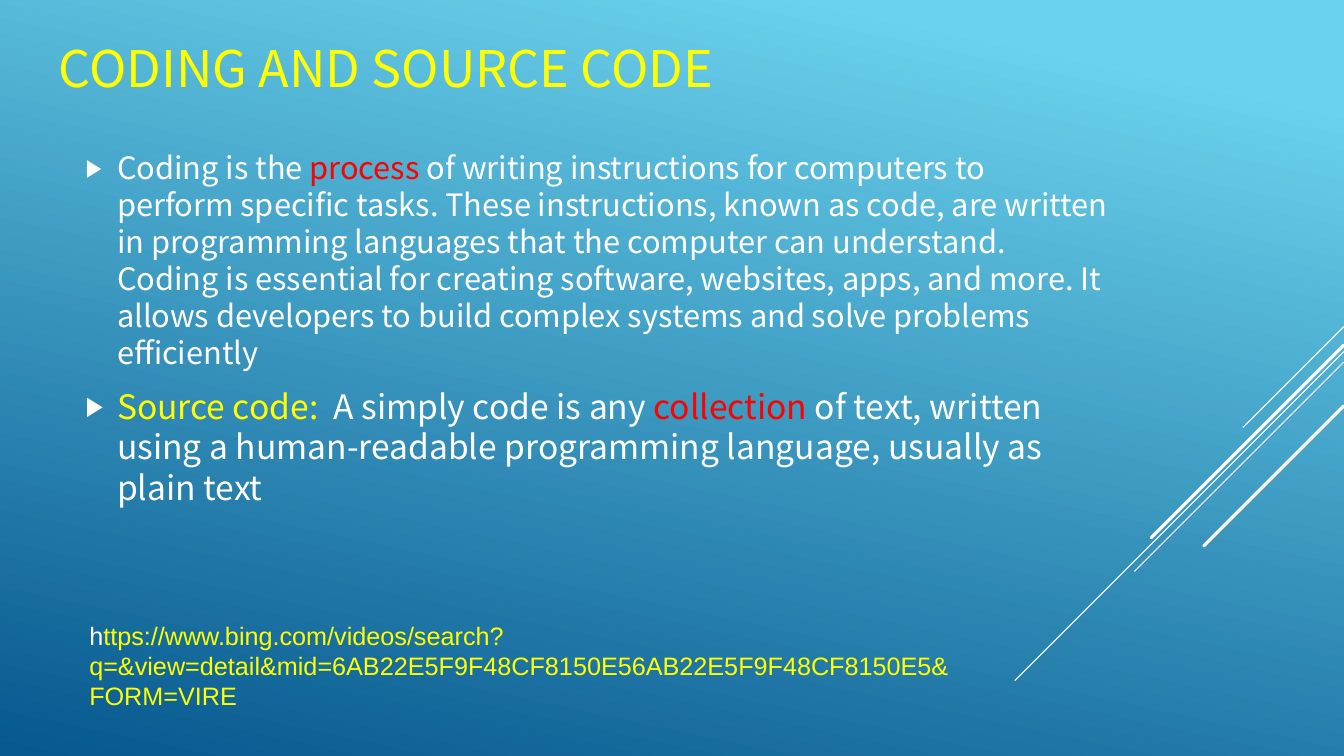
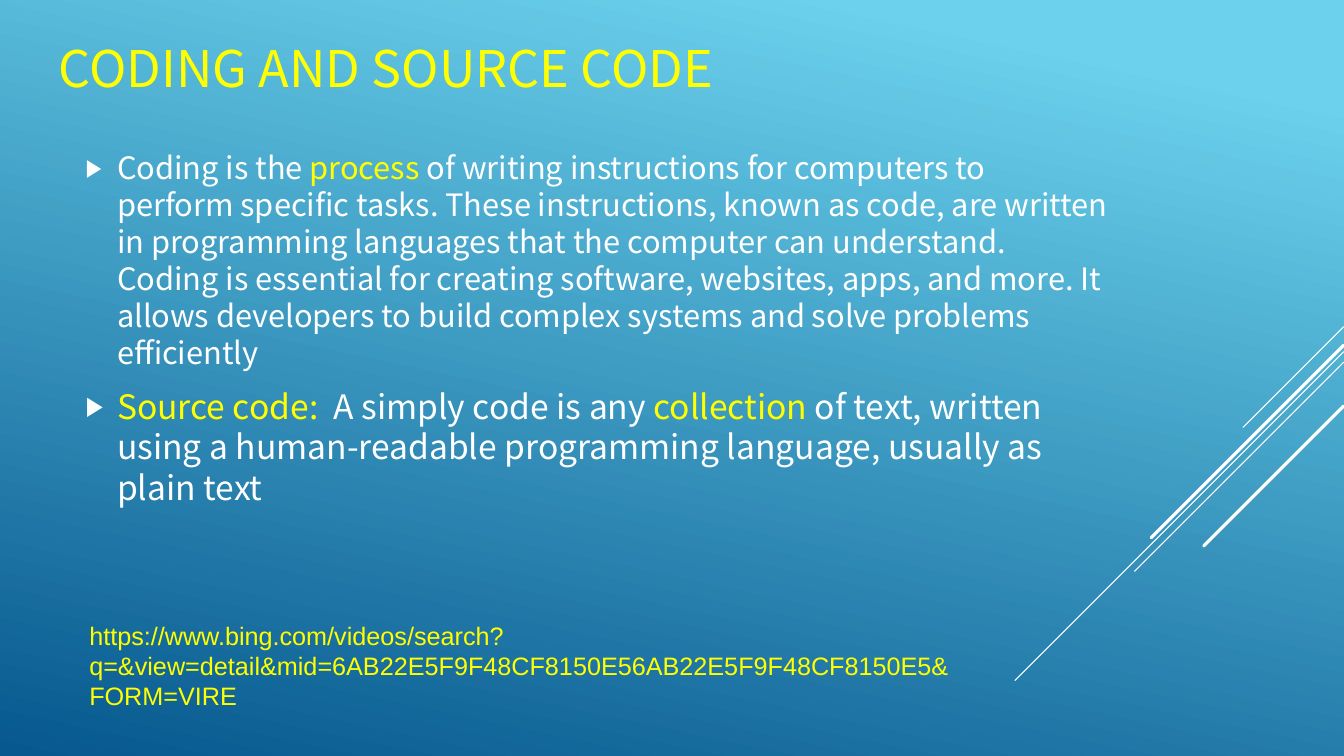
Before and after one commit to yckoincgu/C_Programming, a slide deck: slide 12 of 0910/C01_introduction.odp. Drawn at 1344x756 pixels with LibreOffice and Linux fonts; fonts in the diff are those of the drawing. Boxes give left, top, right and bottom in pixels: in the first picture for what was removed or moved away, otherwise in the second. Text is boxed around its words. In the diff, an @@ line names an element or a change of style, - is before the commit and + after.

```diff
--- a/0910/C01_introduction.odp
+++ b/0910/C01_introduction.odp
@@ text "Coding is the process of ..." at (x1=117, y1=154, x2=1108, y2=508): text colour #FF0000 to #FFFF00 in "process", "collection" @@
@@ text "https://www.bing.com/videos/search?q=&view=detail&mid=6AB22E ..." at (x1=89, y1=626, x2=948, y2=706): text colour #FFFFFF to #FFFF00 in "https://www.bing.com/videos/search?q=&view=detail&mid=6AB22E ..." @@
```
Also in this commit, not shown: 14 other slides changed, 1 other file.
